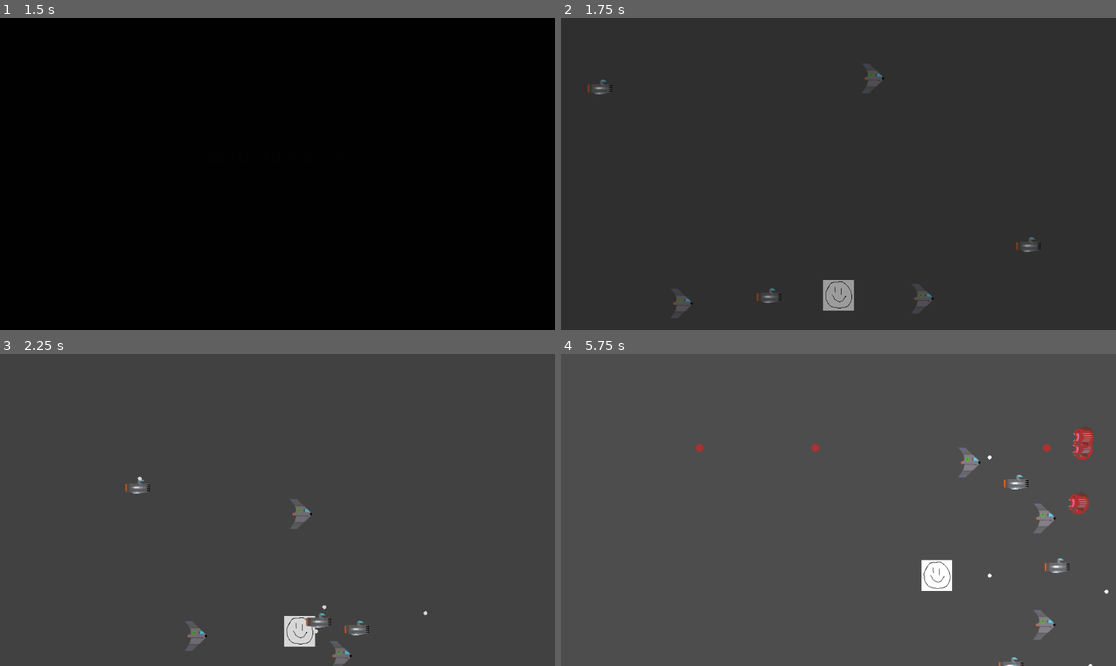
Above: before the commit, frames 1-4 (two rows, left to right).
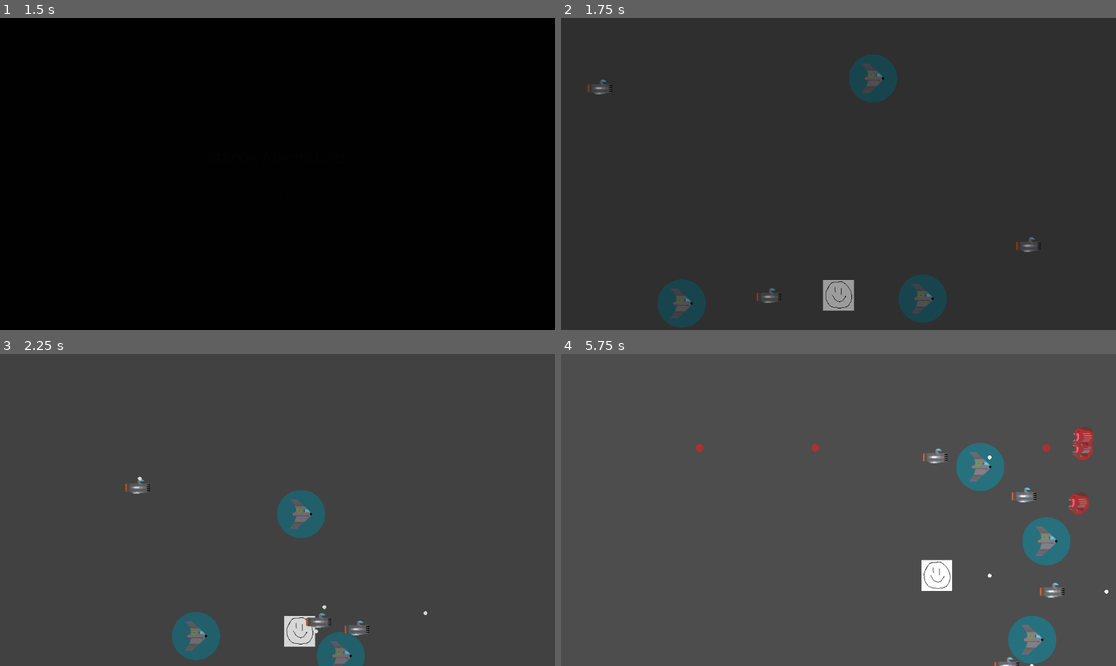
Above: after the commit, the same moments.

Repository: tfmertz/gamedevtv-jam-2026
Game: Godot game, scene res://scene/main.tscn
The game is run twice, just before and just after one commit, with the same random seed, the same clock (stepped at 60 frames per second) and the same inputs.
Inputs:
- Up to frame 1 (1.5 s): click "START" at 0.5 s; click "START" at 1.25 s
- Up to frame 2 (1.75 s): no input
- Up to frame 3 (2.25 s): tap Enter at 2 s; hold D (move_right) from 2.03 s (still down); tap F (cycle_formation) at 2.1 s
- Up to frame 4 (5.75 s): release D (move_right) at 2.78 s; hold S (move_down) 2.78-3.53 s; tap one key every 0.75 s from 2.85 s: R (cycle_spacing) 3 4 5; hold D (move_right) 3.53-4.28 s; hold W (move_up) 4.28-5.03 s; hold A (move_left) from 5.03 s (still down)

Frame 1 is identical in both runs. In frame 2, 2.5% of the frame differs, in the area x 17-70%, y 11-100%; in frame 3, 2.3%; in frame 4, 3.9%, in the area x 65-96%, y 28-100%.

Commit message:
Add shields to shield ships

Diff:
--- a/scene/ship_node.tscn
+++ b/scene/ship_node.tscn
@@ -81,7 +81,7 @@
 height = 56.0
 
 [sub_resource type="CircleShape2D" id="CircleShape2D_vysyx"]
-radius = 32.01562
+radius = 55.0
 
 [sub_resource type="CapsuleShape2D" id="CapsuleShape2D_cpmmr"]
 
@@ -93,7 +93,7 @@
 
 [node name="sprite" type="AnimatedSprite2D" parent="." unique_id=1209264211]
 sprite_frames = SubResource("SpriteFrames_65l50")
-animation = &"gun"
+animation = &"shield"
 
 [node name="hitbox_gun" type="CollisionShape2D" parent="." unique_id=753737017]
 position = Vector2(-3, -2)
@@ -102,7 +102,7 @@
 disabled = true
 
 [node name="hitbox_shield" type="CollisionShape2D" parent="." unique_id=1696449843]
-position = Vector2(-16, 0)
+position = Vector2(-7, 0)
 shape = SubResource("CircleShape2D_vysyx")
 disabled = true
 
--- a/src/enemy_ship_node.gd
+++ b/src/enemy_ship_node.gd
@@ -51,8 +51,8 @@
 		if randf_range(0, 1) < SCRAP_CHANCE:
 			var scrap = scrap_scene.instantiate()
 			scrap.position = position
-			get_tree().get_root().add_child(scrap)
-			scrap.set_movement()
+			get_tree().get_root().call_deferred("add_child", scrap)
+			scrap.call_deferred("set_movement")
 		queue_free()
 
 func spawn_enemy_small() -> void: #spawns ship as gun ship, sets animation, health, hitbox
--- a/src/player_group.gd
+++ b/src/player_group.gd
@@ -49,7 +49,7 @@
 	ship.set_on_path()
 	ship.start(spawn)
 	ships.append(ship)
-	add_child(ship)
+	call_deferred("add_child", ship)
 
 #TODO also ew
 func add_shieldship(spawn:Vector2 = Vector2(randi() % int(screen_size.size.x),randi() % int(screen_size.size.y))) -> void:
@@ -59,7 +59,7 @@
 	ship.set_on_path()
 	ship.start(spawn)
 	ships.append(ship)
-	add_child(ship)
+	call_deferred("add_child", ship)
 
 
 func add_scrap(scrap: Scrap):
--- a/src/ship_node.gd
+++ b/src/ship_node.gd
@@ -2,6 +2,7 @@
 
 @onready var bullet_scene : PackedScene = preload("res://scene/bullet.tscn")
 @onready var scrap_scene : PackedScene = preload("res://scene/scrap.tscn")
+@onready var hitbox_shield: CollisionShape2D = $hitbox_shield
 
 enum ShipType {GUN, SHIELD, MOTHER}
 
@@ -14,9 +15,10 @@
 var health: int
 var initial_speed := 0
 var screen_size: Rect2
-var enemy_z =12
-var player_z =11
-var invuln_duration = 1
+var enemy_z := 12
+var player_z := 11
+var invuln_duration := 1
+var shield_radius := 50
 var parent
 
 # Called when the node enters the scene tree for the first time.
@@ -25,6 +27,12 @@
 	screen_size = get_viewport_rect()
 	$bullet_timer.start()
 
+func _draw() -> void:
+	if ship_type != ShipType.SHIELD:
+		return
+
+	if health > 1:
+		draw_circle(hitbox_shield.position, shield_radius, Color.from_rgba8(0, 150, 178, 125))
 
 func register_parent(new_parent) -> void:
 	parent = new_parent
@@ -51,7 +59,7 @@
 		z_index=player_z
 	elif ship_type == ShipType.SHIELD:
 		$sprite.animation = "shield"
-		health = 1
+		health = 4
 		z_index=player_z
 	elif ship_type == ShipType.MOTHER:
 		$sprite.animation = "mothership-3hp"
@@ -60,6 +68,8 @@
 	else:
 		assert(false, "invalid ship type")
 
+func set_shield() -> void:
+	queue_redraw()
 
 func start(pos):
 	position = pos
@@ -108,16 +118,15 @@
 		health -= damage
 		if health <= 0:
 			queue_free()
-		else:
-			if ship_type == ShipType.MOTHER:
-				$InvulnerabilityTimer.start()
-				$sprite.animation = "mothership-" + str(health) + "hp"
-				$FlashingTimer.start()
-
+		elif ship_type == ShipType.MOTHER:
+			$InvulnerabilityTimer.start()
+			$sprite.animation = "mothership-" + str(health) + "hp"
+			$FlashingTimer.start()
+		elif ship_type == ShipType.SHIELD and health == 1:
+			set_shield()
 
 func hit_scrap(scrap: Scrap):
 	parent.add_scrap(scrap)
-
 
 func _on_bullet_timer_timeout() -> void:
 	if ship_type != ShipType.SHIELD:
